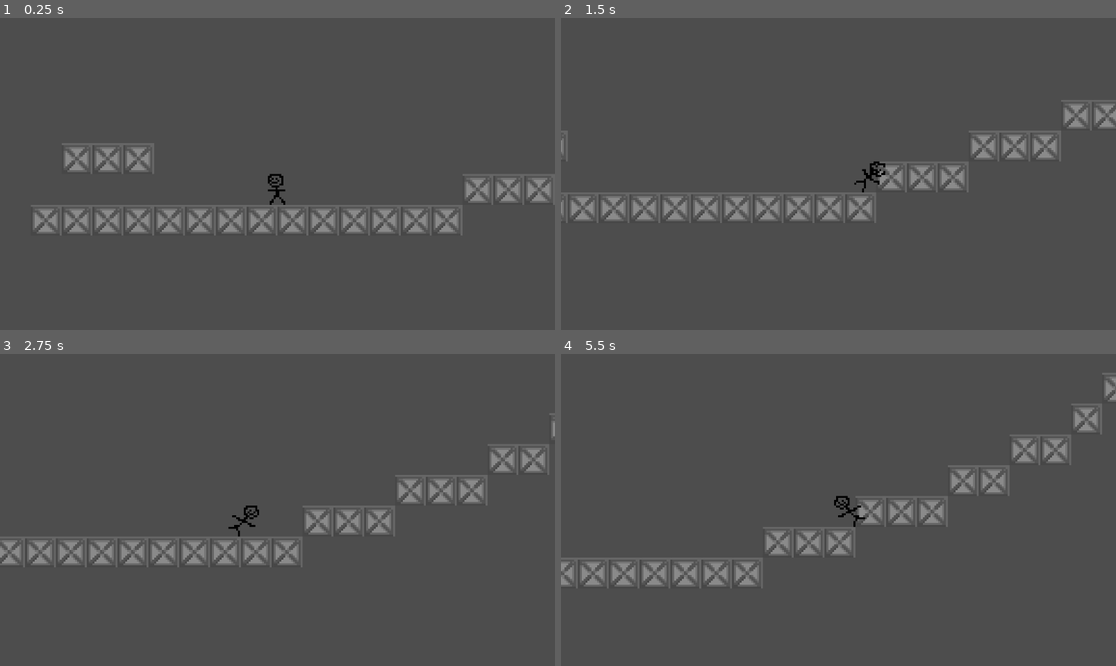
Above: before the commit, frames 1-4 (two rows, left to right).
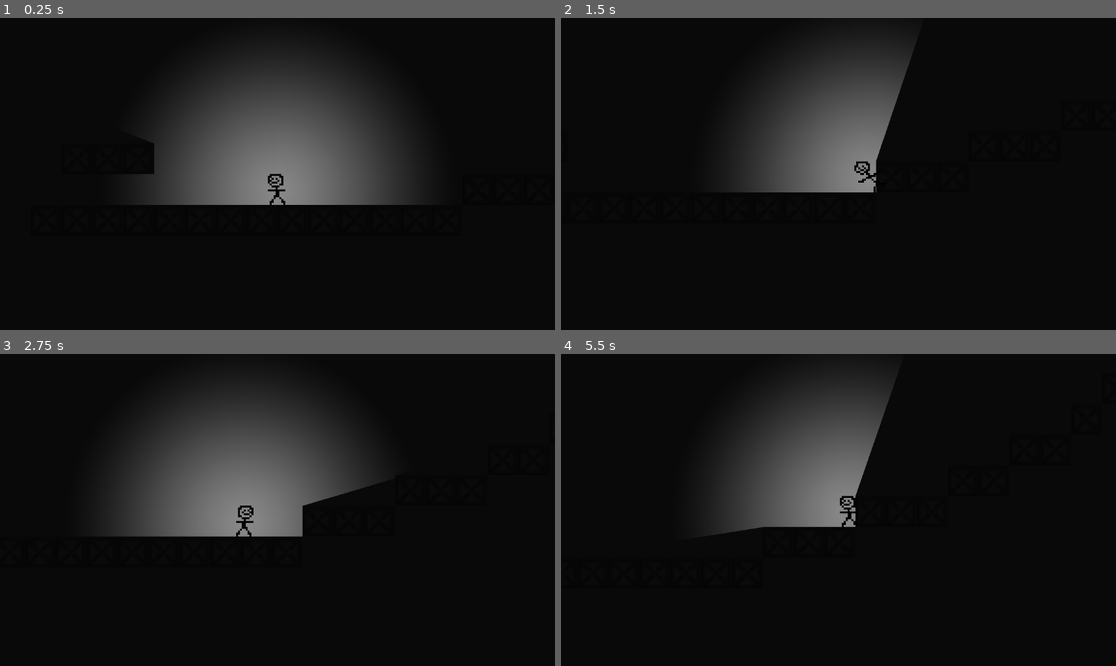
Above: after the commit, the same moments.

Repository: paperfour/ABYSS
Game: Godot game, scene res://scenes/game.tscn
Same seed, same stepped clock (60 frames per second), same inputs: the game is played once before the commit and once after it.
Inputs:
- Up to frame 1 (0.25 s): no input
- Up to frame 2 (1.5 s): hold D (move_right) from 0.53 s (still down); tap W (jump) at 0.77 s
- Up to frame 3 (2.75 s): tap W (jump) at 1.52 s; release D (move_right) at 2.03 s; hold A (move_left) from 2.03 s (still down)
- Up to frame 4 (5.5 s): release A (move_left) at 2.78 s; hold D (move_right) 2.78-4.28 s; tap W (jump) at 3.02, 3.77, 4.52 s; hold A (move_left) 4.28-5.03 s; hold D (move_right) from 5.03 s (still down)

The runs differ from the first frame. In frame 1, 90% of the frame differs, in the area x 0-100%, y 0-100%; in frame 2, 94%; in frame 3, 92%; in frame 4, 94%.

Commit message:
lighting added! very basic, but shadows are cast

Diff:
--- a/default_bus_layout.tres
+++ b/default_bus_layout.tres
@@ -6,7 +6,7 @@
 bus/1/solo = false
 bus/1/mute = false
 bus/1/bypass_fx = false
-bus/1/volume_db = -10.9863
+bus/1/volume_db = -80.0
 bus/1/send = &"Master"
 bus/2/name = &"SFX"
 bus/2/solo = false
--- a/project.godot
+++ b/project.godot
@@ -44,3 +44,4 @@
 [rendering]
 
 textures/canvas_textures/default_texture_filter=0
+environment/defaults/default_clear_color=Color(0.233089, 0.386704, 0.45713, 1)
--- a/scenes/game.tscn
+++ b/scenes/game.tscn
@@ -1,17 +1,39 @@
-[gd_scene load_steps=6 format=4 uid="uid://dd47s4uttjihn"]
+[gd_scene load_steps=11 format=4 uid="uid://dd47s4uttjihn"]
 
 [ext_resource type="PackedScene" uid="uid://ctesrtp62l86v" path="res://scenes/player.tscn" id="1_7n4kt"]
 [ext_resource type="Texture2D" uid="uid://cwghrloaxodel" path="res://assets/sprites/terrain/metal_block.png" id="2_44uqm"]
 [ext_resource type="PackedScene" uid="uid://cgs4hogmck42u" path="res://scenes/music.tscn" id="3_ridio"]
 
+[sub_resource type="Gradient" id="Gradient_iyup1"]
+interpolation_mode = 2
+offsets = PackedFloat32Array(0, 0.6875)
+colors = PackedColorArray(1, 1, 1, 1, 0, 0, 0, 1)
+
+[sub_resource type="GradientTexture2D" id="GradientTexture2D_ur48q"]
+gradient = SubResource("Gradient_iyup1")
+width = 256
+height = 256
+fill = 1
+fill_from = Vector2(0.5, 0.5)
+
+[sub_resource type="OccluderPolygon2D" id="OccluderPolygon2D_krgho"]
+polygon = PackedVector2Array(-8, -8, 8, -8, 8, 8, -8, 8)
+
 [sub_resource type="TileSetAtlasSource" id="TileSetAtlasSource_oopkq"]
 texture = ExtResource("2_44uqm")
 0:0/0 = 0
+0:0/0/occlusion_layer_0/polygon = SubResource("OccluderPolygon2D_krgho")
 0:0/0/physics_layer_0/polygon_0/points = PackedVector2Array(-8, -8, 8, -8, 8, 8, -8, 8)
 
 [sub_resource type="TileSet" id="TileSet_f6v3a"]
+occlusion_layer_0/light_mask = 1
 physics_layer_0/collision_layer = 1
 sources/0 = SubResource("TileSetAtlasSource_oopkq")
+
+[sub_resource type="Gradient" id="Gradient_40w76"]
+
+[sub_resource type="GradientTexture1D" id="GradientTexture1D_ibvw4"]
+gradient = SubResource("Gradient_40w76")
 
 [node name="Game" type="Node2D"]
 
@@ -22,9 +44,26 @@
 zoom = Vector2(4, 4)
 position_smoothing_enabled = true
 
+[node name="PointLight2D" type="PointLight2D" parent="Player"]
+position = Vector2(0, -7)
+shadow_enabled = true
+texture = SubResource("GradientTexture2D_ur48q")
+texture_scale = 0.75
+
 [node name="TileMapLayer" type="TileMapLayer" parent="."]
 position = Vector2(0, 17)
 tile_map_data = PackedByteArray("AAD//wAAAAAAAAAAAAAAAAAAAAAAAAAAAAABAAAAAAAAAAAAAAACAAAAAAAAAAAAAAADAAAAAAAAAAAAAAAEAA …(1152 unchanged characters)…
 tile_set = SubResource("TileSet_f6v3a")
 
 [node name="Music" parent="." instance=ExtResource("3_ridio")]
+
+[node name="DirectionalLight2D" type="DirectionalLight2D" parent="."]
+color = Color(0.753984, 0.753984, 0.753984, 1)
+energy = 1.23
+blend_mode = 1
+
+[node name="Background" type="Sprite2D" parent="."]
+z_index = -10
+position = Vector2(0, -0.499996)
+scale = Vector2(63.5, 599)
+texture = SubResource("GradientTexture1D_ibvw4")
--- a/scenes/player.tscn
+++ b/scenes/player.tscn
@@ -46,7 +46,7 @@
 sprite_frames = SubResource("SpriteFrames_vs0n5")
 animation = &"walk"
 autoplay = "walk"
-frame_progress = 0.224455
+frame_progress = 0.573664
 
 [node name="CollisionShape2D" type="CollisionShape2D" parent="."]
 position = Vector2(0, -7)
